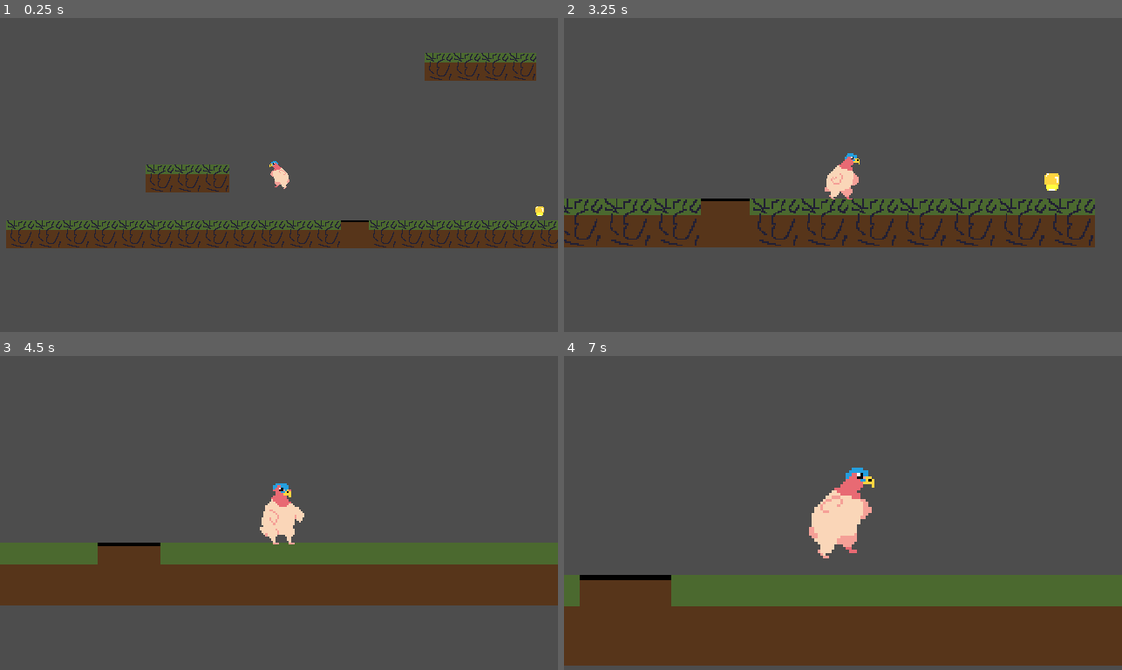
Above: before the commit, frames 1-4 (two rows, left to right).
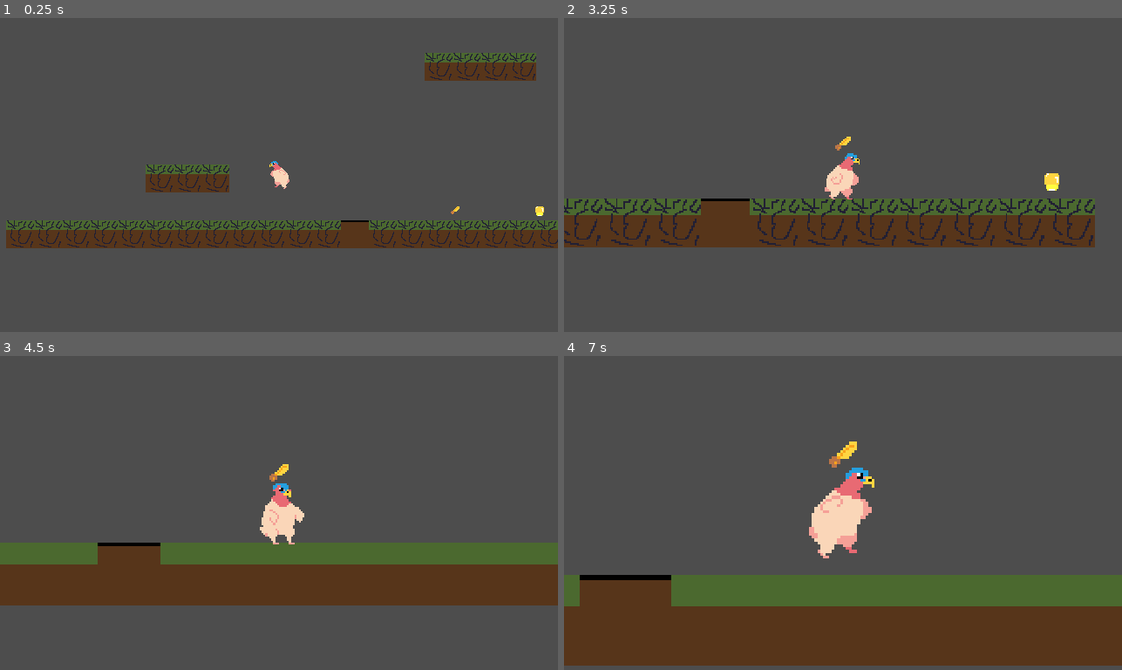
Above: after the commit, the same moments.

Repository: Kingslayer059/devlup-jam-2026
Game: Godot game, scene res://scenes/dummy/time/time_test.tscn
Same seed, same stepped clock (60 frames per second), same inputs: the game is played once before the commit and once after it. This scene is started directly instead of the project's main scene.
Inputs:
- Up to frame 1 (0.25 s): no input
- Up to frame 2 (3.25 s): hold Right (move_right) 0.53-2.03 s; tap E (interact) at 0.6, 1.35, 2.3, 3.05 s; tap Space (jump) at 0.77, 1.52, 3.02 s; hold S (climb_down) 2.03-2.78 s; hold A (move) 2.03-2.78 s; hold Right (move_right) from 2.78 s (still down); tap T (time_swap) at 2.85 s
- Up to frame 3 (4.5 s): tap E (interact) at 3.6, 4.35 s; tap Space (jump) at 3.77 s; release Right (move_right) at 4.28 s
- Up to frame 4 (7 s): tap Space (jump) at 4.52, 6.02, 6.77 s; hold Right (move_right) 5.03-5.78 s; hold A (move) 5.03-5.78 s; tap E (interact) at 5.3, 6.05, 6.6 s; hold S (climb_down) from 5.78 s (still down); tap T (time_swap) at 5.85 s

The runs differ from the first frame. In frame 1, less than 0.1% of the frame differs, in the area x 80-83%, y 60-63%; in frame 2, less than 0.1%; in frame 3, less than 0.1%; in frame 4, 0.2%, in the area x 47-53%, y 27-36%.

Commit message:
Seed Swap Allowed

Diff:
--- a/scenes/dummy/player/player_test.tscn
+++ b/scenes/dummy/player/player_test.tscn
@@ -7,7 +7,7 @@
 [node name="PlayerTest" type="Node2D" unique_id=67895782]
 
 [node name="DummyTileset" parent="." unique_id=1495820312 instance=ExtResource("1_rn3le")]
-tile_map_data = PackedByteArray("AAAAAAoAAAABAAAAAAABAAoAAAA …(464 unchanged characters)… BAAAAAAAQAAQAAAABAAAAAAAPAAoAAgAAAAAAAQAPAAkAAgAAAAAABAAPAAgAAgAAAAAAAwAPAAcAAgAAAAAAAgA=")
+tile_map_data = PackedByteArray("AAAAAAoAAAABAAAAAAABAAoAAAA …(464 unchanged characters)… BAAAAAAAQAAQAAAABAAAAAAAPAAoAAgAAAAAAAQA=")
 
 [node name="Player" parent="." unique_id=1394662000 instance=ExtResource("2_i4q81")]
 position = Vector2(310, 279)
--- a/scenes/dummy/time/time_test.tscn
+++ b/scenes/dummy/time/time_test.tscn
@@ -4,8 +4,10 @@
 [ext_resource type="PackedScene" uid="uid://c70btmm5lk4qp" path="res://scenes/dummy/player/dummy_tileset.tscn" id="2_a70p5"]
 [ext_resource type="PackedScene" uid="uid://d2pdj71x7vy3t" path="res://scenes/player/player.tscn" id="3_p40kl"]
 [ext_resource type="PackedScene" uid="uid://ux4khvu53ltx" path="res://scenes/items/seed/corn_seed/corn_seed.tscn" id="3_rqync"]
+[ext_resource type="PackedScene" uid="uid://cthao4xerp2tt" path="res://scenes/items/seed/maple_seed/maple_seed.tscn" id="4_gkqig"]
 [ext_resource type="PackedScene" uid="uid://b0cb8r03b35b7" path="res://scenes/ground/plantable_area/plantable_area.tscn" id="5_72qo5"]
 [ext_resource type="PackedScene" uid="uid://besvux04kyyk6" path="res://scenes/objects/vines/vines.tscn" id="6_oe5iy"]
+[ext_resource type="PackedScene" uid="uid://c8g0xtonhef2u" path="res://scenes/objects/tree/maple_tree.tscn" id="7_qgvl1"]
 
 [node name="TimeTest" type="Node2D" unique_id=401642050 node_paths=PackedStringArray("past", "present", "past_tileset", "present_tileset")]
 script = ExtResource("1_s1qkl")
@@ -26,15 +28,19 @@
 [node name="DummyTileset" parent="Present" unique_id=546704641 instance=ExtResource("2_a70p5")]
 tile_map_data = PackedByteArray("AAAAAAoAAAADAAAAAAABAAoAAAADAAAAAAACAAoAAAADAAAAAAADAAoAAAADAAAAAAAEAAoAAAADAAAAAAAFAA …(352 unchanged characters)…
 
-[node name="Seed" parent="Present" unique_id=1744408064 instance=ExtResource("3_rqync")]
+[node name="CornSeed" parent="Present" unique_id=1744408064 instance=ExtResource("3_rqync")]
 position = Vector2(612, 309)
+
+[node name="MapleSeed" parent="Present" unique_id=1372728815 instance=ExtResource("4_gkqig")]
+position = Vector2(515, 309)
 
 [node name="Player" parent="." unique_id=1394662000 instance=ExtResource("3_p40kl")]
 position = Vector2(313, 258)
 
-[node name="PlantableArea" parent="." unique_id=950168230 node_paths=PackedStringArray("plant") instance=ExtResource("5_72qo5")]
+[node name="PlantableArea" parent="." unique_id=950168230 node_paths=PackedStringArray("vines", "maple_tree") instance=ExtResource("5_72qo5")]
 position = Vector2(400, 336)
-plant = NodePath("Vine")
+vines = NodePath("Vine")
+maple_tree = NodePath("MapleTree")
 
 [node name="Vine" type="Node2D" parent="PlantableArea" unique_id=411266049]
 visible = false
@@ -42,3 +48,10 @@
 [node name="Vines" parent="PlantableArea/Vine" unique_id=1540980208 instance=ExtResource("6_oe5iy")]
 position = Vector2(-16, -16)
 tile_map_data = PackedByteArray("AAAAAP7/AAAAAAAAAwAAAP3/AAAAAAAAAwAAAPz/AAAAAAAAAwAAAPv/AAAAAAAAAwAAAPr/AAAAAAAAAwAAAPj/AAAAAAAAAQAAAPn/AAAAAAAAAwAAAP//AAAAAAAAAgA=")
+
+[node name="MapleTree" type="Node2D" parent="PlantableArea" unique_id=967274235]
+visible = false
+
+[node name="MapleTree" parent="PlantableArea/MapleTree" unique_id=1914182775 instance=ExtResource("7_qgvl1")]
+position = Vector2(16, 16)
+tile_map_data = PackedByteArray("AAD///7/AAAAAAAABAD///3/AAAAAAAAAwD///z/AAAAAAAAAgA=")
--- a/scenes/ground/plantable_area/plantable_area.gd
+++ b/scenes/ground/plantable_area/plantable_area.gd
@@ -1,6 +1,10 @@
 extends ShapedInteractable
 
-@export var plant: Node2D
+@export var vines: Node2D
+@export var maple_tree: Node2D
+@export var pumpkin: Node2D
+
+var plant: Node2D
 
 var seed: Seed
 var planted := false
@@ -8,10 +12,21 @@
 func _ready() -> void:
 	Global.change_to_present.connect(on_change_to_present)
 	Global.change_to_past.connect(on_change_to_past)
-	if plant == null:
-		printerr("No plant assigned")
+
+	if vines == null:
+		print("No vines assigned")
 	else:
-		plant.process_mode = Node.PROCESS_MODE_DISABLED
+		vines.process_mode = Node.PROCESS_MODE_DISABLED
+
+	if maple_tree == null:
+		print("No maple_tree assigned")
+	else:
+		maple_tree.process_mode = Node.PROCESS_MODE_DISABLED
+
+	if pumpkin == null:
+		print("No pumpkin assigned")
+	else:
+		pumpkin.process_mode = Node.PROCESS_MODE_DISABLED
 
 func interact() -> void:
 	if Global.is_present:
@@ -29,6 +44,14 @@
 		seed = new_seed
 		Global.player.current_item = null
 
+		match seed.plant_type:
+			"vines":
+				plant = vines
+			"maple_tree":
+				plant = maple_tree
+			"pumpkin":
+				plant = pumpkin
+
 func on_change_to_present() -> void:
 	if !planted:
 		return
--- a/scenes/items/collectible/collectible.tscn
+++ b/scenes/items/collectible/collectible.tscn
@@ -1,11 +1,11 @@
 [gd_scene format=3 uid="uid://ba5gpwub2laup"]
 
 [ext_resource type="Script" uid="uid://du61q5w0ychk2" path="res://scenes/items/collectible/collectible.gd" id="1_s1wki"]
-[ext_resource type="Texture2D" uid="uid://bsrfxxnp16n13" path="res://scenes/items/collectible/collectible.png" id="2_e2l6d"]
+[ext_resource type="Texture2D" uid="uid://ceeijtq4cqxna" path="res://scenes/items/collectible/collectible.png" id="2_e2l6d"]
 
 [sub_resource type="CapsuleShape2D" id="CapsuleShape2D_i0hod"]
-radius = 13.393634
-height = 67.82271
+radius = 4.2389193
+height = 22.607569
 
 [node name="Collectible" type="Area2D" unique_id=1021277217]
 texture_filter = 1
--- a/scenes/items/seed/corn_seed/corn_seed.tscn
+++ b/scenes/items/seed/corn_seed/corn_seed.tscn
@@ -5,6 +5,7 @@
 
 [node name="CornSeed" type="Node2D" unique_id=1372728815]
 script = ExtResource("1_yhatw")
+plant_type = "vines"
 
 [node name="Sprite2D" type="Sprite2D" parent="." unique_id=2010974282]
 texture_filter = 1
--- a/scenes/items/seed/maple_seed/maple_seed.tscn
+++ b/scenes/items/seed/maple_seed/maple_seed.tscn
@@ -5,6 +5,7 @@
 
 [node name="MapleSeed" type="Node2D" unique_id=1372728815]
 script = ExtResource("1_u4djm")
+plant_type = "maple_tree"
 
 [node name="Sprite2D" type="Sprite2D" parent="." unique_id=2010974282]
 texture_filter = 1
--- /dev/null
+++ b/scenes/items/seed/pumpkin_seed/pumpkin_seed.tscn
@@ -0,0 +1,12 @@
+[gd_scene format=3 uid="uid://b84kpfeabhy5y"]
+
+[ext_resource type="Script" uid="uid://befe0sa32m2f2" path="res://scenes/items/seed/seed.gd" id="1_xakdh"]
+[ext_resource type="Texture2D" uid="uid://bt13nucx16fto" path="res://scenes/items/seed/pumpkin_seed/pumpking_seed.png" id="2_dcy43"]
+
+[node name="PumpkinSeed" type="Node2D" unique_id=1372728815]
+script = ExtResource("1_xakdh")
+plant_type = "pumpkin"
+
+[node name="Sprite2D" type="Sprite2D" parent="." unique_id=2010974282]
+texture_filter = 1
+texture = ExtResource("2_dcy43")
--- a/scenes/items/seed/seed.gd
+++ b/scenes/items/seed/seed.gd
@@ -1,5 +1,7 @@
 class_name Seed
 extends Item
+
+@export_enum("vines", "maple_tree", "pumpkin") var plant_type: String
 
 var planted := false
 
--- a/scenes/objects/tree/maple_tree.tscn
+++ b/scenes/objects/tree/maple_tree.tscn
@@ -10,6 +10,7 @@
 scenes/4/scene = ExtResource("3_yiy30")
 
 [sub_resource type="TileSet" id="TileSet_5mkni"]
+tile_size = Vector2i(32, 32)
 sources/0 = SubResource("TileSetScenesCollectionSource_b4nyr")
 
 [node name="MapleTree" type="TileMapLayer" unique_id=1914182775]
Binary file changed: scenes/items/collectible/collectible.png
Not shown, changed: scenes/items/collectible/collectible.png.import
Binary file added: scenes/items/seed/pumpkin_seed/pumpking_seed.png
Not shown, added: scenes/items/seed/pumpkin_seed/pumpking_seed.png.import
